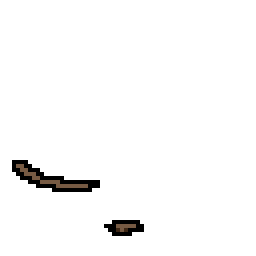
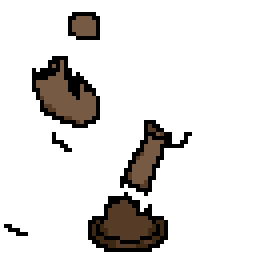
Two versions of the same layered image (256×256). Layer-by-layer changes:
painted on "ögonbryn" over [64, 12, 160, 128]
painted on "Mustach" over [12, 12, 192, 192]
